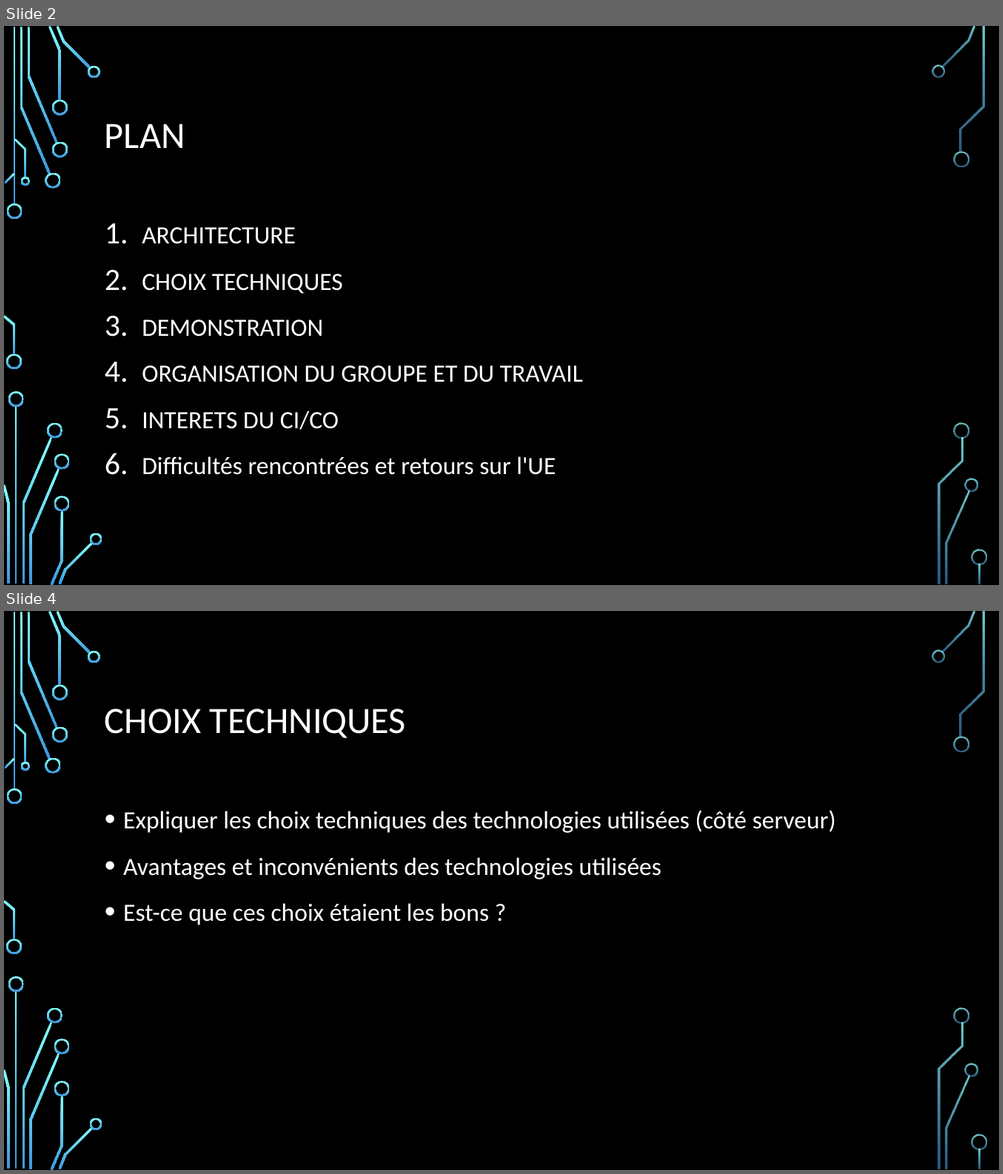
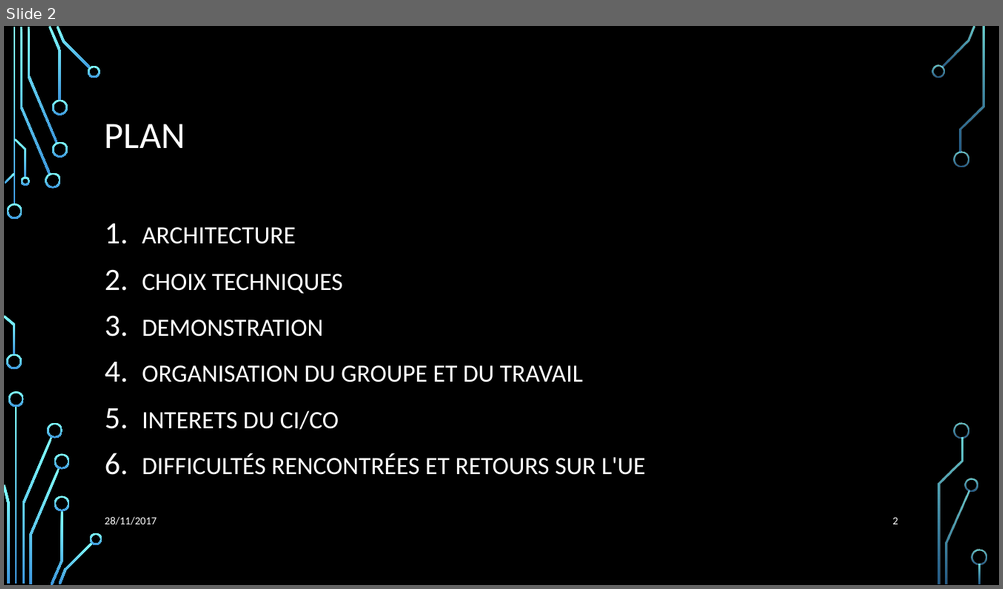
Before and after one commit to Julienbtn/cloud-project-equipe-7, a slide deck: Presentation Cloud.pptx. Shown one above the other, each under a label of ours: slides 2 and 4 before the commit, slide 2 after it; the slides between them are not shown. The pictures are 1003x1174 and 1003x589 pixels, drawn with LibreOffice and Linux fonts; fonts in the diff are those of the drawing; background and template pictures are left out. Boxes give left, top, right and bottom in pixels: in the first picture for what was removed or moved away, otherwise in the second. Text is boxed around its words. In the diff, an @@ line names an element or a change of style, - is before the commit and + after.

```diff
--- a/Presentation Cloud.pptx
+++ b/Presentation Cloud.pptx
@@ slide 4 removed at bbox=[4, 611, 999, 1170], background picture (left out); not listed: 36 template elements that a slide beside it also shows @@
@@ title removed at bbox=[105, 709, 406, 738] @@
-CHOIX TECHNIQUES
@@ text removed at bbox=[123, 810, 836, 925] @@
-• Expliquer les choix techniques des technologies utilisées (côté serveur)
-• Avantages et inconvénients des technologies utilisées
-• Est-ce que ces choix étaient les bons ?
@@ slide 2 changed as well @@
@@ text at bbox=[142, 454, 645, 475]: text changed @@
-6. Difficultés rencontrées et retours sur l'UE
+6. DIFFICULTÉS RENCONTRÉES ET RETOURS SUR L'UE
@@ text added at bbox=[105, 517, 156, 526], 10.5 pt, text #FFFFFF @@
+28/11/2017
@@ page number added at bbox=[892, 517, 897, 525], 10.5 pt, text #FFFFFF @@
+2
```
Also in this commit, not shown: 3 other slides changed, 9 slides added, 3 other slides removed, 2 other files.
